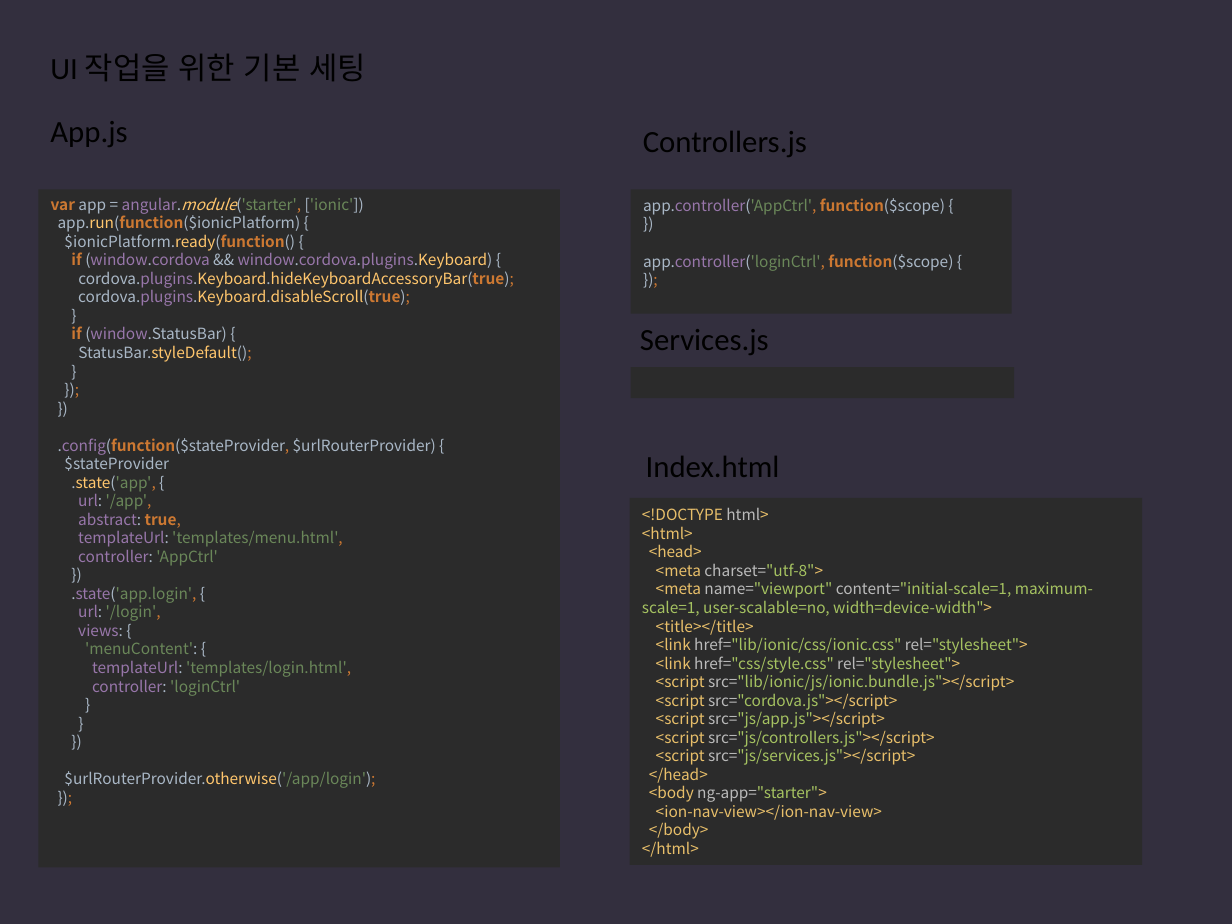
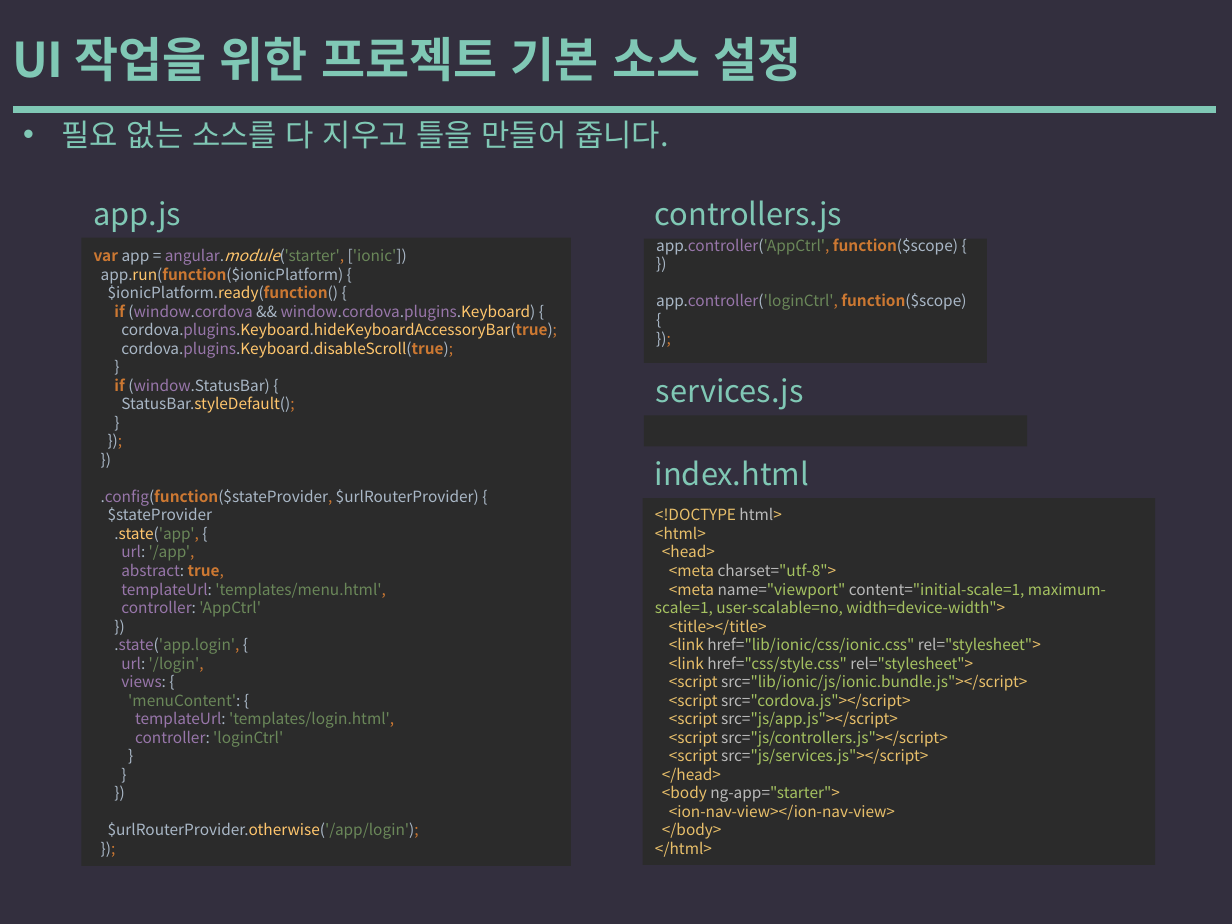
Before and after one commit to yysstory/mozzi, a slide deck: slide 28 of DOCS/1.pptx. Drawn at 1232x924 pixels with LibreOffice and Linux fonts; fonts in the diff are those of the drawing. Boxes give left, top, right and bottom in pixels: in the first picture for what was removed or moved away, otherwise in the second. Text is boxed around its words. In the diff, an @@ line names an element or a change of style, - is before the commit and + after.

```diff
--- a/DOCS/1.pptx
+++ b/DOCS/1.pptx
@@ text at <box>12,37,802,82</box>: text changed; size 18 to 28 pt; font Calibri to Noto Sans CJK KR; text colour #000000 to #80C8B5; bold on @@
-UI 작업을 위한 기본 세팅
+UI 작업을 위한 프로젝트 기본 소스 설정
@@ line added from (16, 110) to (1212, 110), #80C8B5 4 pt @@
@@ text added at <box>62,120,669,149</box>, 18 pt, text #80C8B5 @@
+• 필요 없는 소스를 다 지우고 틀을 만들어 줍니다.
@@ text at <box>93,201,180,233</box>: text changed; font Calibri to Noto Sans CJK KR; text colour #000000 to #80C8B5 @@
-App.js
+app.js
@@ text at <box>655,200,842,233</box>: text changed; font Calibri to Noto Sans CJK KR; text colour #000000 to #80C8B5 @@
-Controllers.js
+controllers.js
@@ rectangle "var app = angular.module('starter', ['ionic']) ...": place and size @@
-rectangle "var app = angular.module('starter', ['ionic']) ..." at <box>38,190,559,867</box>
+rectangle "var app = angular.module('starter', ['ionic']) ..." at <box>81,238,570,866</box>
@@ rectangle "app.controller('AppCtrl', function($scope) { }) app.controll ...": place and size @@
-rectangle "app.controller('AppCtrl', function($scope) { }) app.controll ..." at <box>631,190,1011,314</box>
+rectangle "app.controller('AppCtrl', function($scope) { }) app.controll ..." at <box>644,239,987,363</box>
@@ text at <box>656,378,804,410</box>: text changed; font Calibri to Noto Sans CJK KR; text colour #000000 to #80C8B5 @@
-Services.js
+services.js
@@ rectangle: place and size @@
-rectangle at <box>631,367,1014,398</box>
+rectangle at <box>644,415,1027,446</box>
@@ text at <box>655,460,809,486</box>: text changed; font Calibri to Noto Sans CJK KR; text colour #000000 to #80C8B5 @@
-Index.html
+index.html
@@ rectangle "<!DOCTYPE html> <html> <head> <meta ...": place and size @@
-rectangle "<!DOCTYPE html> <html> <head> <meta ..." at <box>630,498,1142,865</box>
+rectangle "<!DOCTYPE html> <html> <head> <meta ..." at <box>643,498,1156,865</box>
```
Also in this commit, not shown: 27 other slides changed.
